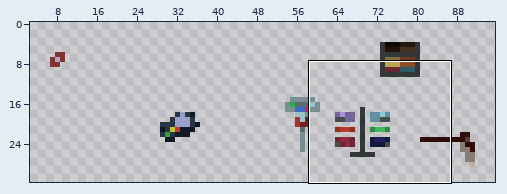
A sprite sheet gets an edit: Assets/Sprites/IconSupermarket.png. Above: a wide view before the commit, with the close-up outlined.
Close-up. Before the commit:
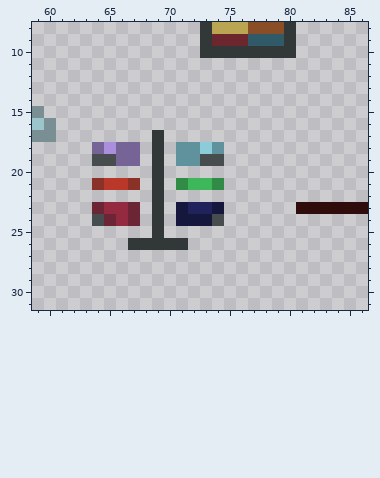
The file is 288x96 pixels, drawn in blocks of 3x3; one block is one cell here. Shown: x 59..86, y 8..31. The wide view leaves out empty margins.
The same view after the edit:
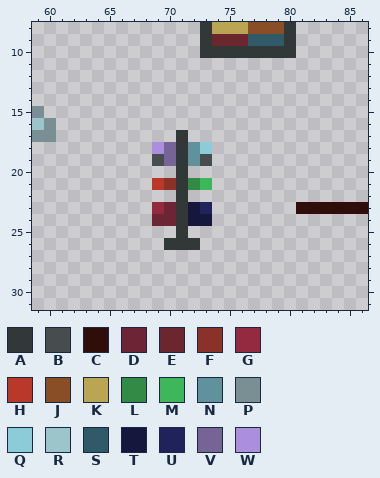
Palette (. is transparent): A #323738  B #474d4e  C #2e0d0a  D #6c2534  E #6c262d  F #8a3228  G #932a40  H #ba3829  J #8a4e26  K #baa652  L #318a46  M #3eb65a  N #5f929c  P #7a8f93  Q #8bccd8  R #9bc4cb  S #315a68  T #16173d  U #20225b  V #776497  W #ab8edc
From old to new:
Colour A is added in row 17 at x 71; in row 20 at x 71; in row 22 at x 71; in row 25 at x 71; in row 26 at x 72.
Colour A replaces colour L in row 21 at x 71.
Colour A replaces colour N in rows 18 to 19 at x 71.
Colour A replaces colour T in rows 23 to 24 at x 71.
Colour B replaces colour A in row 19 at x 69.
Colour D is added in rows 23 to 24 at x 70.
Colour D replaces colour A in row 24 at x 69.
Colour F is added in row 21 at x 70.
Colour G replaces colour A in row 23 at x 69.
Colour H replaces colour A in row 21 at x 69.
Colour L replaces colour M in row 21 at x 72.
Colour T replaces colour U in row 23 at x 72.
Colour V is added in rows 18 to 19 at x 70.
Colour W replaces colour A in row 18 at x 69.
The author cleared colour A in row 17 at x 69; in row 20 at x 69; in row 22 at x 69; in row 25 at x 69; in row 26 at x 67 to 69.
The author cleared colour B in row 19 at x 64 to 65 and 74; in row 24 at x 64 and 74.
The author cleared colour D in row 23 at x 64 and 67; in row 24 at x 65 and 67.
The author cleared colour F in row 21 at x 64 and 67.
The author cleared colour G in row 23 at x 65 to 66; in row 24 at x 66.
The author cleared colour H in row 21 at x 65 to 66.
The author cleared colour L in row 21 at x 74.
The author cleared colour N in row 18 at x 74.
The author cleared colour T in row 23 at x 74.
The author cleared colour V in row 18 at x 64 and 66 to 67; in row 19 at x 66 to 67.
The author cleared colour W in row 18 at x 65.
Changed places in both close-ups, as pixel boxes (x1, y1, x2, y2):
changed: (92, 130, 224, 250)
